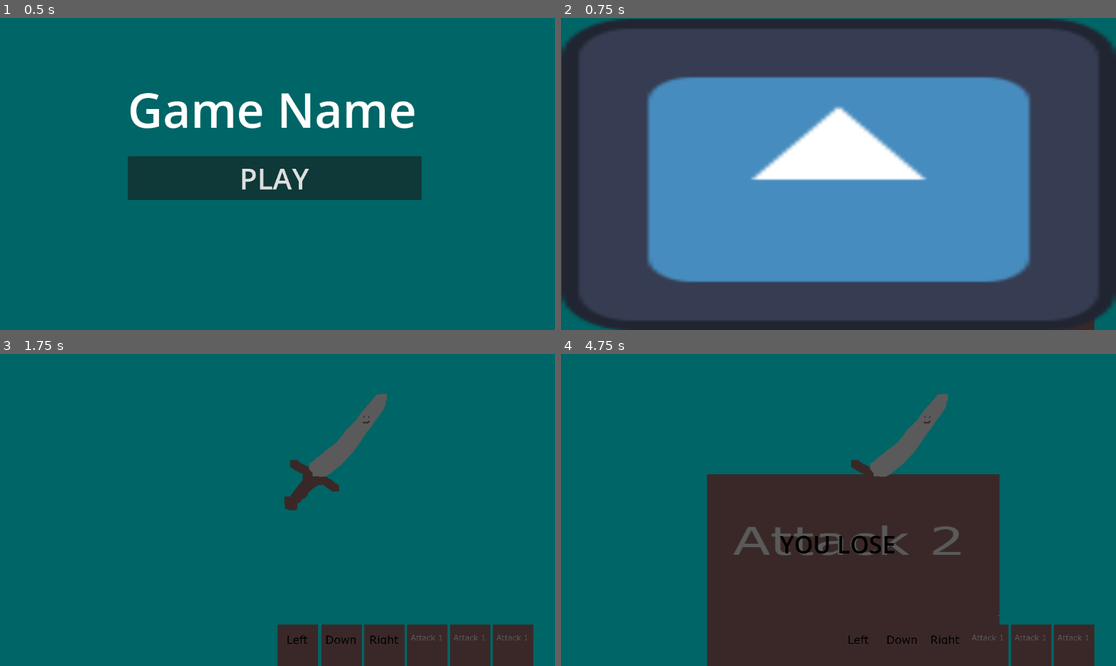
Above: before the commit, frames 1-4 (two rows, left to right).
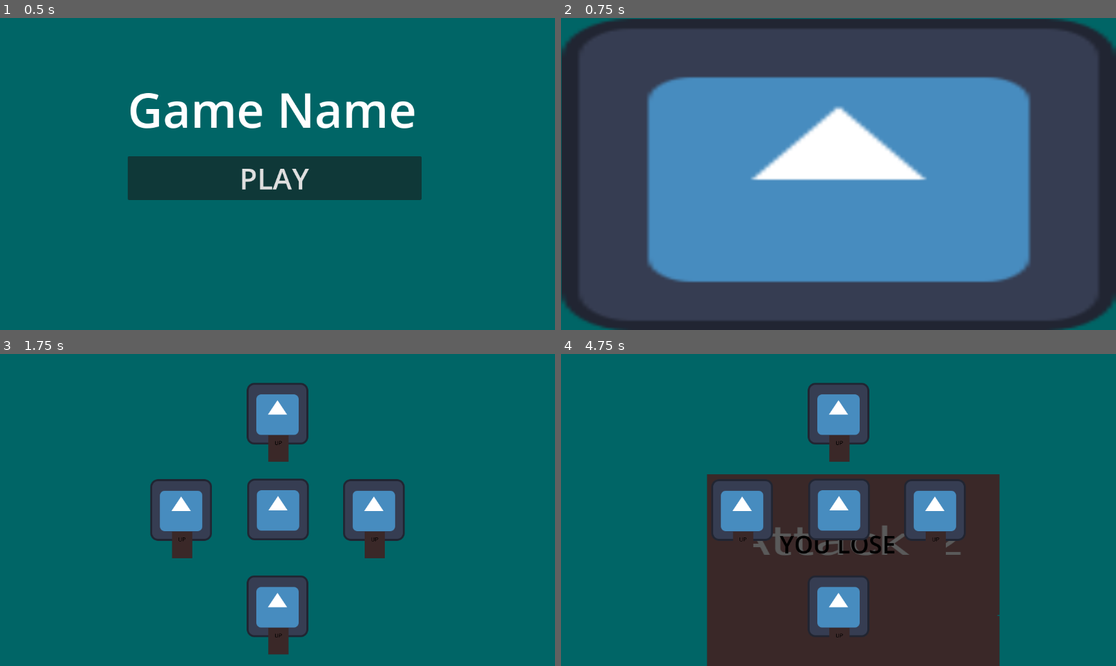
Above: after the commit, the same moments.

Repository: JamsterMan/Game-Jam-PS-16
Game: Godot game, scene res://Scenes/main_menu.tscn
Two runs of this game, one before a commit and one after it. Both use one fixed random seed, a clock stepped at 60 frames per second and the inputs below. The engine's default icon, where the game draws it, is replaced by a stand-in: a white triangle on a blue panel in a dark square.
Inputs:
- Up to frame 1 (0.5 s): no input
- Up to frame 2 (0.75 s): click "PLAY" at 0.5 s
- Up to frame 3 (1.75 s): tap Enter at 1.25 s; hold Right (move_right) from 1.28 s (still down)
- Up to frame 4 (4.75 s): tap Space at 2, 3.5 s; release Right (move_right) at 2.03 s; hold Down (move_down) 2.03-2.78 s; tap Enter at 2.75, 4.25 s; hold Right (move_right) 2.78-3.53 s; hold Up (move_up) 3.53-4.28 s; hold Left (move_left) from 4.28 s (still down)

Frame 1 is identical in both runs. In frame 2, less than 0.1% of the frame differs, in the area x 90-97%, y 96-100%; in frame 3, 18%, in the area x 27-97%, y 9-100%; in frame 4, 14%.

Commit message:
started minigame #3

Diff:
--- a/gamejam-ps16/Scenes/GameScene.tscn
+++ b/gamejam-ps16/Scenes/GameScene.tscn
@@ -6,7 +6,7 @@
 [ext_resource type="Script" path="res://Scripts/Next_MiniGame_Timer.gd" id="4_5uc8d"]
 [ext_resource type="Script" path="res://Scripts/MiniGame_Timer.gd" id="5_f6n46"]
 [ext_resource type="Texture2D" uid="uid://ck70nmlw3c3ur" path="res://Sprites/Card2.png" id="5_sbe85"]
-[ext_resource type="PackedScene" uid="uid://43srxjcgyb0d" path="res://Scenes/mini_game_typing.tscn" id="7_fg37s"]
+[ext_resource type="PackedScene" uid="uid://1g1j0vqsint1" path="res://Scenes/mini_game_quick_time.tscn" id="7_x18lh"]
 
 [node name="Game" type="Node2D"]
 
@@ -87,4 +87,4 @@
 horizontal_alignment = 1
 vertical_alignment = 1
 
-[node name="MinigameTypingGame" parent="MiniGameController" instance=ExtResource("7_fg37s")]
+[node name="mini_game_quick_time" parent="MiniGameController" instance=ExtResource("7_x18lh")]
--- a/gamejam-ps16/Scenes/main_menu.tscn
+++ b/gamejam-ps16/Scenes/main_menu.tscn
@@ -11,6 +11,7 @@
 grow_vertical = 2
 
 [node name="MinigameBackground" type="ColorRect" parent="."]
+layout_mode = 0
 offset_left = -27.0
 offset_top = -23.0
 offset_right = 1185.0
--- /dev/null
+++ b/gamejam-ps16/Scenes/mini_game_quick_time.tscn
@@ -0,0 +1,74 @@
+[gd_scene load_steps=5 format=3 uid="uid://1g1j0vqsint1"]
+
+[ext_resource type="Texture2D" uid="uid://dhhx8mjg6g4y7" path="res://icon.svg" id="1_ce1bs"]
+[ext_resource type="Script" path="res://Scripts/mini_game_quick_time.gd" id="1_khvof"]
+[ext_resource type="Texture2D" uid="uid://te2hhkoln3pv" path="res://Sprites/up.png" id="2_cpeha"]
+[ext_resource type="Script" path="res://Scripts/MiniGame_Timer.gd" id="4_c8h27"]
+
+[node name="mini_game_quick_time" type="Node2D"]
+process_mode = 4
+script = ExtResource("1_khvof")
+
+[node name="MinigameBackground" type="ColorRect" parent="."]
+visible = false
+offset_left = -601.0
+offset_top = -343.0
+offset_right = 611.0
+offset_bottom = 350.0
+color = Color(0, 0.396549, 0.399054, 1)
+
+[node name="Target" type="Node2D" parent="."]
+
+[node name="Caracter" type="Sprite2D" parent="Target"]
+position = Vector2(1, -1)
+texture = ExtResource("1_ce1bs")
+
+[node name="Extra" type="Node2D" parent="."]
+position = Vector2(-200, 0)
+
+[node name="ExtraSprite" type="Sprite2D" parent="Extra"]
+texture = ExtResource("1_ce1bs")
+
+[node name="ExtraButton" type="Sprite2D" parent="Extra"]
+position = Vector2(0, 60)
+scale = Vector2(0.1, 0.1)
+texture = ExtResource("2_cpeha")
+
+[node name="Extra2" type="Node2D" parent="."]
+position = Vector2(0, -200)
+
+[node name="ExtraSprite" type="Sprite2D" parent="Extra2"]
+texture = ExtResource("1_ce1bs")
+
+[node name="ExtraButton" type="Sprite2D" parent="Extra2"]
+position = Vector2(0, 60)
+scale = Vector2(0.1, 0.1)
+texture = ExtResource("2_cpeha")
+
+[node name="Extra3" type="Node2D" parent="."]
+position = Vector2(200, 0)
+
+[node name="ExtraSprite" type="Sprite2D" parent="Extra3"]
+texture = ExtResource("1_ce1bs")
+
+[node name="ExtraButton" type="Sprite2D" parent="Extra3"]
+position = Vector2(0, 60)
+scale = Vector2(0.1, 0.1)
+texture = ExtResource("2_cpeha")
+
+[node name="Extra4" type="Node2D" parent="."]
+position = Vector2(0, 200)
+
+[node name="ExtraSprite" type="Sprite2D" parent="Extra4"]
+texture = ExtResource("1_ce1bs")
+
+[node name="ExtraButton" type="Sprite2D" parent="Extra4"]
+position = Vector2(0, 60)
+scale = Vector2(0.1, 0.1)
+texture = ExtResource("2_cpeha")
+
+[node name="MinigameTimer" type="Timer" parent="."]
+wait_time = 3.0
+one_shot = true
+autostart = true
+script = ExtResource("4_c8h27")
--- /dev/null
+++ b/gamejam-ps16/Scripts/mini_game_quick_time.gd
@@ -0,0 +1,77 @@
+extends Node2D
+
+@export var min_presses: int = 3
+@export var max_presses: int = 6
+var presses_needed: int = 3
+var correct_presses: int = 0
+
+enum button{UP,DOWN,LEFT,RIGHT}
+
+@export var buttons : Array[int] = []
+#max 4
+@export var buttons_sprites : Array[Sprite2D] = []
+
+@export var up_image: Texture2D
+@export var down_image: Texture2D
+@export var right_image: Texture2D
+@export var left_image: Texture2D
+
+var next_button : String = "move_up"
+
+# Called when the node enters the scene tree for the first time.
+func _ready() -> void:
+	#set string to random variables
+	var rng = RandomNumberGenerator.new()
+	rng.randomize()
+	#set buttons for each round
+
+	#set position for first button
+
+
+	#check for array size
+	#button_count = rng.randi_range(3,buttons.size()-1)
+	#adjust game time based on buttons (keep it harder for more buttons)
+	#for n in button_count:
+	#	buttons[n] = rng.randi_range(0,3)
+	#	buttons_sprites[n].texture = _set_button_images(buttons[n])
+	#_set_next_button()
+
+#converts button ints into button images
+func _set_button_images(num:int) -> Texture2D:
+	if(num == button.UP):
+		return up_image
+	if(num == button.DOWN):
+		return down_image
+	if(num == button.RIGHT):
+		return right_image
+	return left_image
+
+#converts button ints into strings for input collection
+func _set_next_button():
+	if(correct_presses >= presses_needed):
+		return
+	#if(buttons[correct_button_presses] == button.UP):
+		next_button = "move_up"
+	#elif(buttons[correct_button_presses] == button.DOWN):
+		next_button = "move_down"
+	#elif(buttons[correct_button_presses] == button.RIGHT):
+		next_button = "move_right"
+	#else:
+		next_button = "move_left"
+
+func _minigame_timer_timeout():
+	print("Mini game end")
+	if(correct_presses >= presses_needed):
+		print("Mini game win")
+		get_parent()._minigame_win()
+	else:
+		print("Mini game lose")
+		get_parent()._minigame_lose()
+
+		# Called every frame. 'delta' is the elapsed time since the previous frame.
+func _process(_delta: float) -> void:
+#	if(correct_button_presses < button_count):
+		if(Input.is_action_just_pressed(next_button)):
+			print(next_button)
+#			correct_button_presses += 1
+			_set_next_button()
